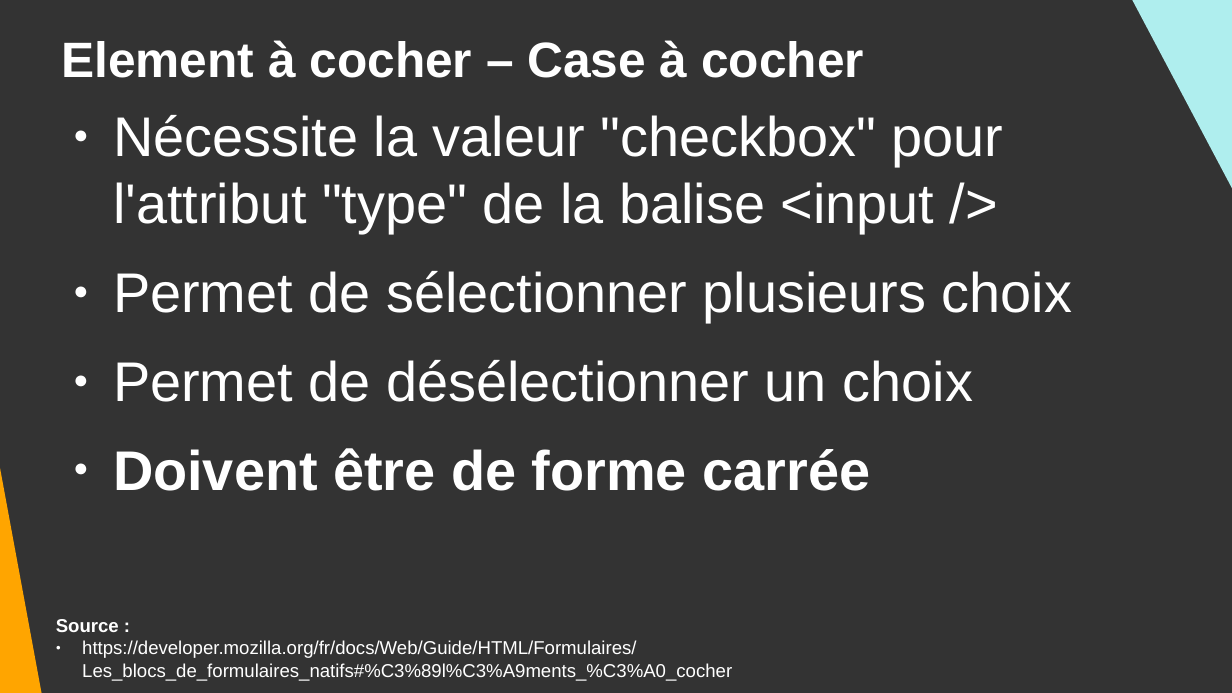
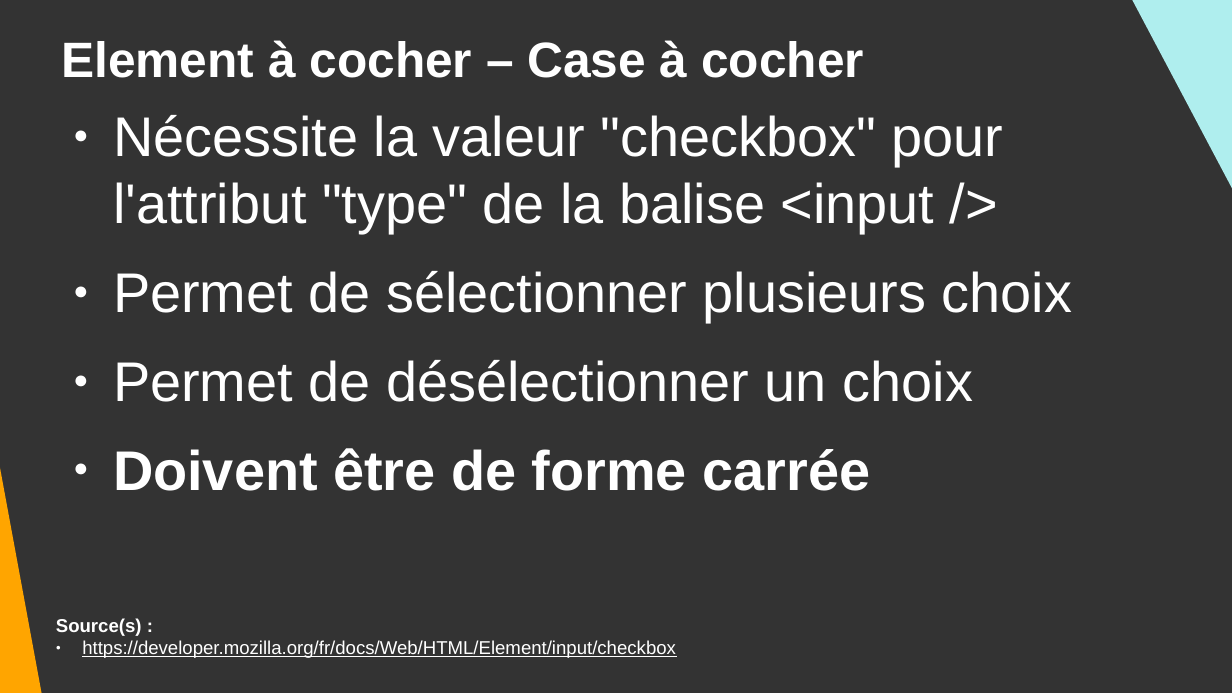
Before and after one commit to DanYellow/cours, a slide deck: slide 54 of integration-web-s1/travaux-pratiques/numero-2/presentation.odp (slide 53 before the commit). Drawn at 1232x693 pixels with LibreOffice and Linux fonts; fonts in the diff are those of the drawing. Boxes give left, top, right and bottom in pixels: in the first picture for what was removed or moved away, otherwise in the second. Text is boxed around its words. In the diff, an @@ line names an element or a change of style, - is before the commit and + after.

```diff
--- a/integration-web-s1/travaux-pratiques/numero-2/presentation.odp
+++ b/integration-web-s1/travaux-pratiques/numero-2/presentation.odp
@@ text at <box>56,618,676,658</box>: text changed @@
-Source :
-● https://developer.mozilla.org/fr/docs/Web/Guide/HTML/Formulaires/Les_blocs_de_formulaires_natifs#%C3%89l%C3%A9ments_%C3%A0_cocher
+Source(s) :
+● https://developer.mozilla.org/fr/docs/Web/HTML/Element/input/checkbox
```
Also in this commit, not shown: 27 other slides changed, 1 slide added, 1 other file.
